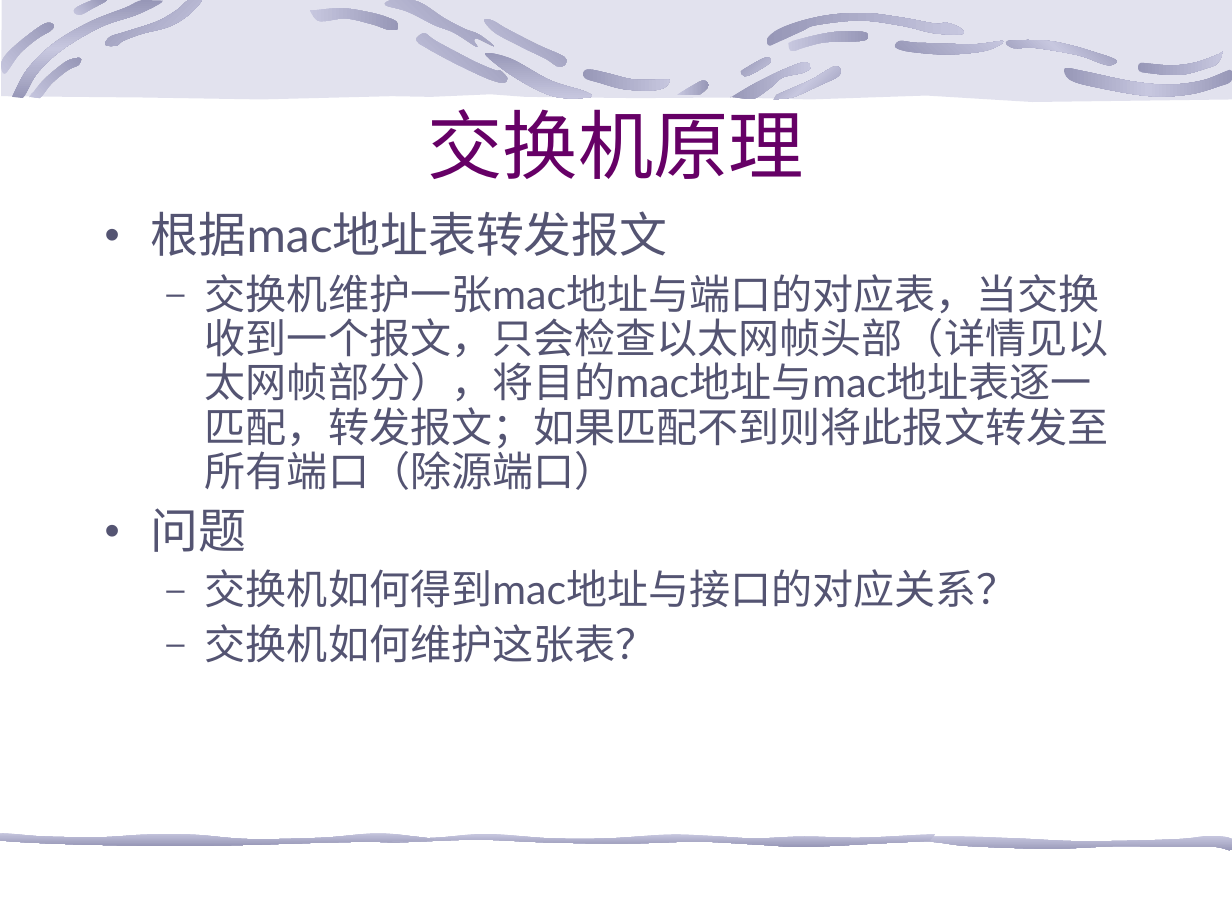
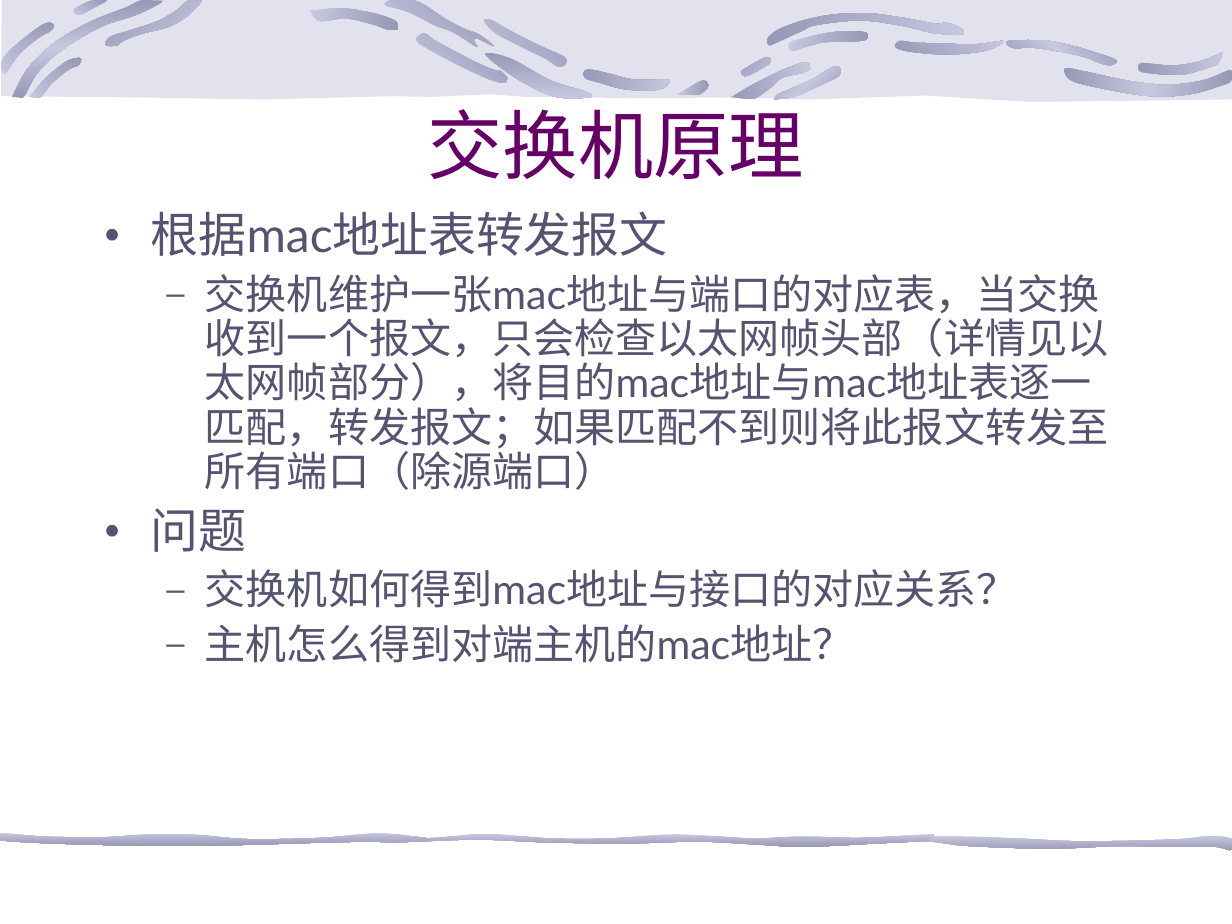
Before and after one commit to 13242084001/shell, a slide deck: slide 10 of 网络知识.ppt (slide 11 before the commit). Drawn at 1232x924 pixels with LibreOffice and Linux fonts; fonts in the diff are those of the drawing; background and template pictures are left out. Boxes give left, top, right and bottom in pixels: in the first picture for what was removed or moved away, otherwise in the second. Text is boxed around its words. In the diff, an @@ line names an element or a change of style, - is before the commit and + after.

```diff
--- a/网络知识.ppt
+++ b/网络知识.ppt
@@ text at [205, 624, 854, 663]: text changed @@
-  – 交换机如何维护这张表？
+  – 主机怎么得到对端主机的mac地址？
```
Also in this commit, not shown: 6 other slides changed, 12 slides added, 44 slides removed.
